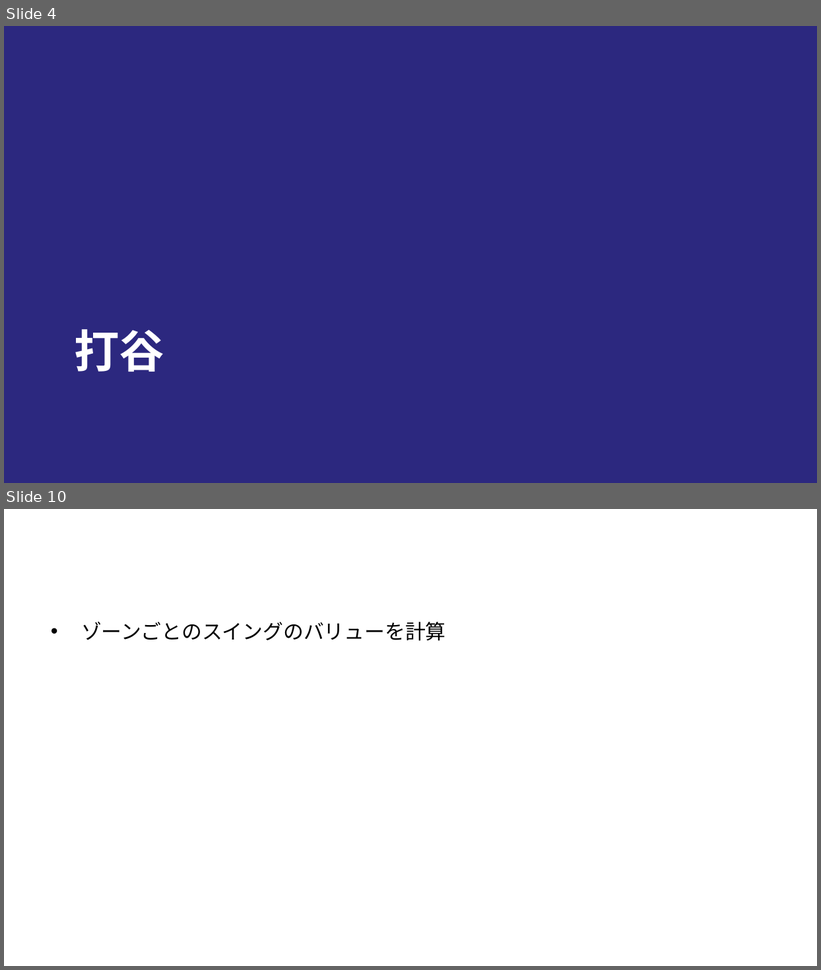
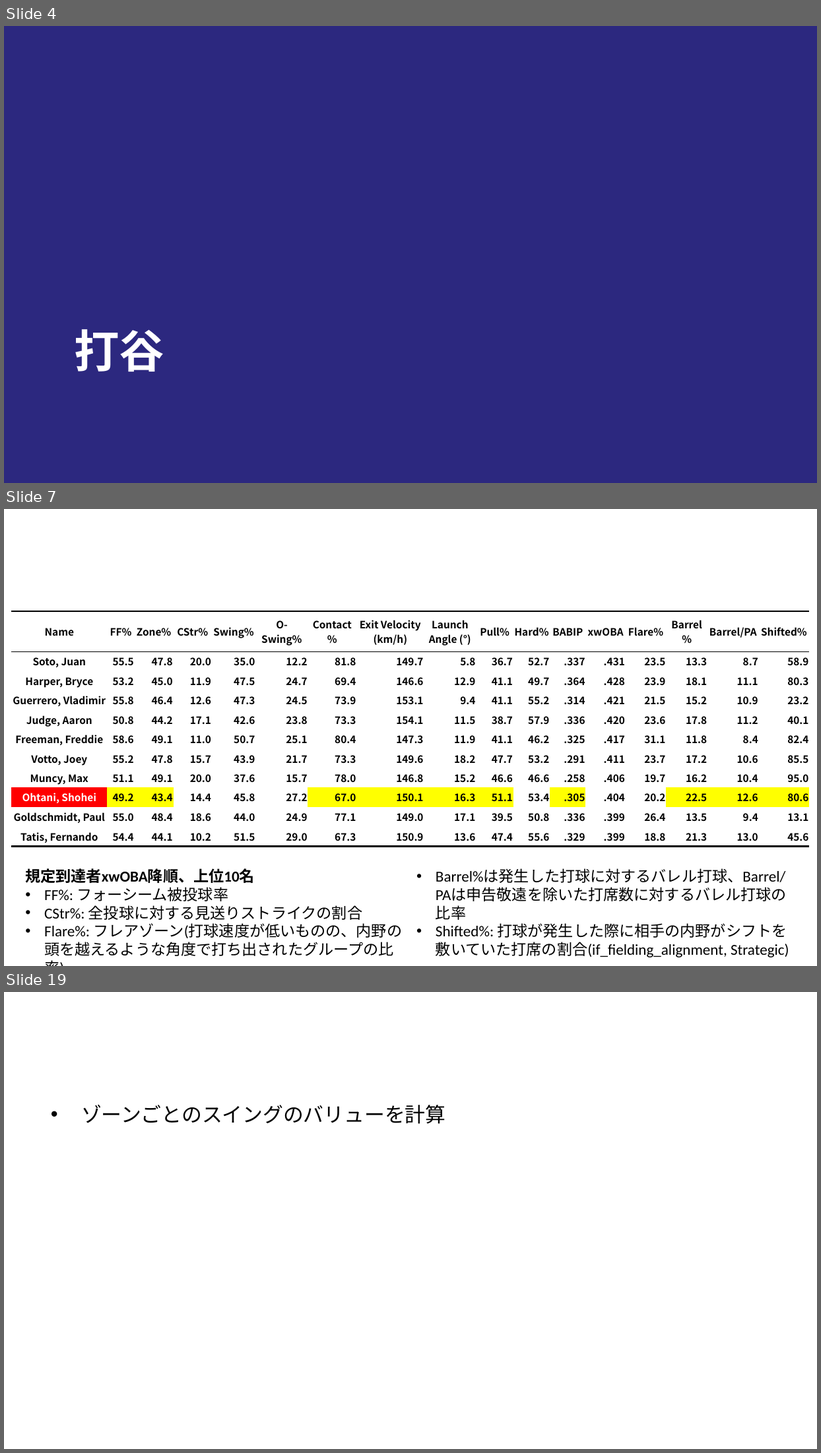
Before and after one commit to T-Reio/ohtani_analyze, a slide deck: slides/ohtani_tj.pptx. Shown one above the other, each under a label of ours: slides 4 and 10 before the commit, slides 4, 7 and 19 after it; the slides between them are not shown. The pictures are 821x970 and 821x1453 pixels, drawn with LibreOffice and Linux fonts; fonts in the diff are those of the drawing; background and template pictures are left out. Boxes give left, top, right and bottom in pixels: in the first picture for what was removed or moved away, otherwise in the second. Text is boxed around its words. In the diff, an @@ line names an element or a change of style, - is before the commit and + after.

```diff
--- a/slides/ohtani_tj.pptx
+++ b/slides/ohtani_tj.pptx
@@ slide 7 added at (4,509,817,966), background #FFFFFF @@
@@ title added at (45,527,777,603), 48 pt, text #FFFFFF, bold @@
+Plate-Discipline, Batted Ball
@@ table added at (11,611,811,847), 11 rows, 17 columns @@
+Name | FF% | Zone% | CStr% | Swing% | O-Swing% | Contact% | Exit Velocity (km/h) | Launch Angle (°) | Pull% | Hard% | BABIP | xwOBA | Flare% | Barrel% | Barrel/PA | Shifted%
+Soto, Juan | 55.5 | 47.8 | 20.0 | 35.0 | 12.2 | 81.8 | 149.7 | 5.8 | 36.7 | 52.7 | .337 | .431 | 23.5 | 13.3 | 8.7 | 58.9
+Harper, Bryce | 53.2 | 45.0 | 11.9 | 47.5 | 24.7 | 69.4 | 146.6 | 12.9 | 41.1 | 49.7 | .364 | .428 | 23.9 | 18.1 | 11.1 | 80.3
+Guerrero, Vladimir | 55.8 | 46.4 | 12.6 | 47.3 | 24.5 | 73.9 | 153.1 | 9.4 | 41.1 | 55.2 | .314 | .421 | 21.5 | 15.2 | 10.9 | 23.2
+Judge, Aaron | 50.8 | 44.2 | 17.1 | 42.6 | 23.8 | 73.3 | 154.1 | 11.5 | 38.7 | 57.9 | .336 | .420 | 23.6 | 17.8 | 11.2 | 40.1
+Freeman, Freddie | 58.6 | 49.1 | 11.0 | 50.7 | 25.1 | 80.4 | 147.3 | 11.9 | 41.1 | 46.2 | .325 | .417 | 31.1 | 11.8 | 8.4 | 82.4
+Votto, Joey | 55.2 | 47.8 | 15.7 | 43.9 | 21.7 | 73.3 | 149.6 | 18.2 | 47.7 | 53.2 | .291 | .411 | 23.7 | 17.2 | 10.6 | 85.5
+Muncy, Max | 51.1 | 49.1 | 20.0 | 37.6 | 15.7 | 78.0 | 146.8 | 15.2 | 46.6 | 46.6 | .258 | .406 | 19.7 | 16.2 | 10.4 | 95.0
+Ohtani, Shohei | 49.2 | 43.4 | 14.4 | 45.8 | 27.2 | 67.0 | 150.1 | 16.3 | 51.1 | 53.4 | .305 | .404 | 20.2 | 22.5 | 12.6 | 80.6
+Goldschmidt, Paul | 55.0 | 48.4 | 18.6 | 44.0 | 24.9 | 77.1 | 149.0 | 17.1 | 39.5 | 50.8 | .336 | .399 | 26.4 | 13.5 | 9.4 | 13.1
+Tatis, Fernando | 54.4 | 44.1 | 10.2 | 51.5 | 29.0 | 67.3 | 150.9 | 13.6 | 47.4 | 55.6 | .329 | .399 | 18.8 | 21.3 | 13.0 | 45.6
@@ text added at (25,869,402,956), 18 pt, text #000000 @@
+規定到達者xwOBA降順、上位10名
+• FF%: フォーシーム被投球率
+• CStr%: 全投球に対する見送りストライクの割合
+• Flare%: フレアゾーン(打球速度が低いものの、内野の頭を越えるような角度で打ち出されたグループの比率)
@@ text added at (436,869,789,958), 18 pt, text #000000 @@
+• Barrel%は発生した打球に対するバレル打球、Barrel/PAは申告敬遠を除いた打席数に対するバレル打球の比率
+• Shifted%: 打球が発生した際に相手の内野がシフトを敷いていた打席の割合(if_fielding_alignment, Strategic)
@@ what was slide 10 is now slide 19 @@
```
Also in this commit, not shown: 5 slides changed, 10 other slides added, 2 slides removed, 9 other files.
